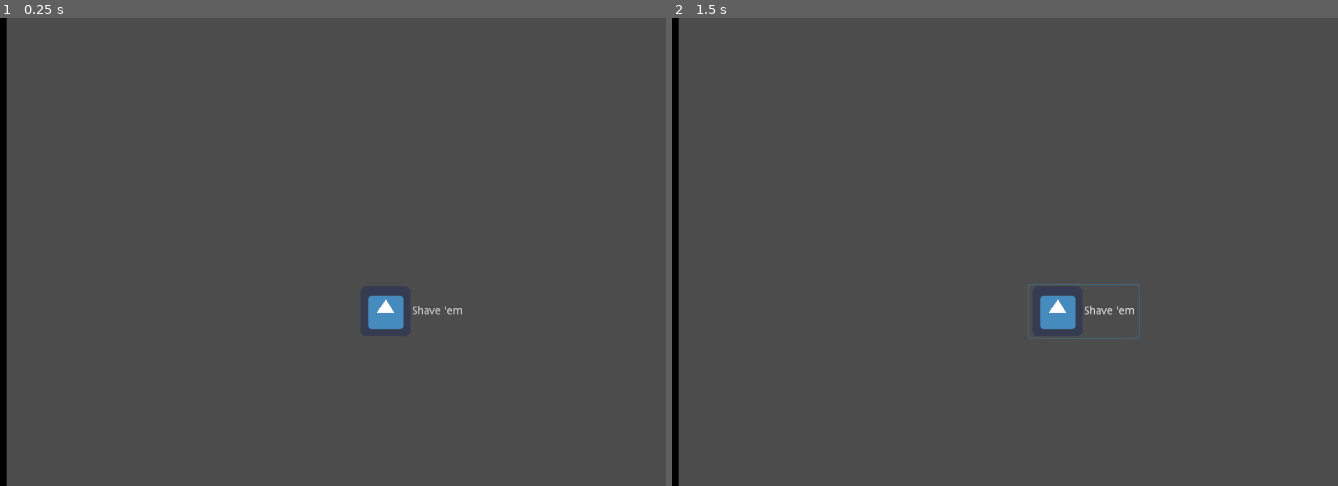
Above: before the commit, frames 1-2 (left to right).
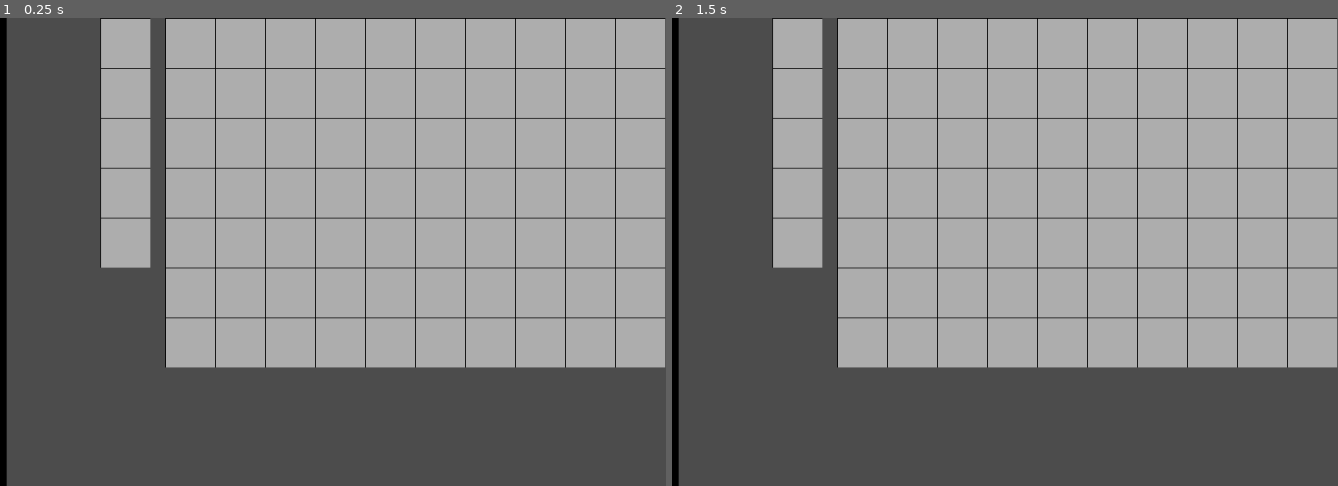
Above: after the commit, the same moments.

Repository: balconylabs/beardoff
Game: Godot game, scene res://Scenes/MainScene.tscn
Same seed, same stepped clock (60 frames per second), same inputs: the game is played once before the commit and once after it. The engine's default icon, where the game draws it, is replaced by a stand-in: a white triangle on a blue panel in a dark square.
Inputs:
- Up to frame 1 (0.25 s): no input
- Up to frame 2 (1.5 s): click "Shave 'em" at 0.5 s; click "Shave 'em" at 1.25 s

The runs differ from the first frame. In frame 1, 60% of the frame differs, in the area x 15-100%, y 0-75%; in frame 2, 60%.

Commit message:
got the tileboard setup and tile queue working, created some rough wire tiles

Diff:
--- a/godot_project/Scenes/BeardStatusScene.tscn
+++ b/godot_project/Scenes/BeardStatusScene.tscn
@@ -1,8 +1,10 @@
 [gd_scene load_steps=4 format=2]
 
-[ext_resource path="res://Scenes/BeardStatusScene.gd" type="Script" id=1]
+[ext_resource path="res://Scripts/BeardStatusScene.gd" type="Script" id=1]
 [ext_resource path="res://Sprites/HeroBeard_sprite.png" type="Texture" id=2]
 [ext_resource path="res://Sprites/beardMask.png" type="Texture" id=3]
+
+
 
 [node name="BeardStatus" type="Node2D"]
 
--- /dev/null
+++ b/godot_project/Scenes/BoardSpace.tscn
@@ -0,0 +1,32 @@
+[gd_scene load_steps=4 format=2]
+
+[ext_resource path="res://Scripts/BoardSpace.gd" type="Script" id=1]
+[ext_resource path="res://Sprites/empty_tile_64x64.png" type="Texture" id=2]
+
+[sub_resource type="RectangleShape2D" id=1]
+
+custom_solver_bias = 0.0
+extents = Vector2( 32, 32 )
+
+[node name="BoardSpace" type="Node2D"]
+
+script = ExtResource( 1 )
+
+[node name="Area2D" type="Area2D" parent="."]
+
+input_pickable = true
+gravity_vec = Vector2( 0, 1 )
+gravity = 98.0
+linear_damp = 0.1
+angular_damp = 1.0
+audio_bus_override = false
+audio_bus_name = "Master"
+
+[node name="empty_tile_64x64" type="Sprite" parent="Area2D"]
+
+texture = ExtResource( 2 )
+_sections_unfolded = [ "Transform" ]
+
+[node name="CollisionShape2D" type="CollisionShape2D" parent="Area2D"]
+
+shape = SubResource( 1 )
--- /dev/null
+++ b/godot_project/Scripts/BoardSpace.gd
@@ -0,0 +1,21 @@
+extends Node2D
+
+# class member variables go here, for example:
+# var a = 2
+# var b = "textvar"
+
+#neighbors
+var U = null
+var D = null
+var L = null
+var R = null
+
+func _ready():
+	# Called every time the node is added to the scene.
+	# Initialization here
+	pass
+
+#func _process(delta):
+#	# Called every frame. Delta is time since last frame.
+#	# Update game logic here.
+#	pass
--- a/godot_project/Scripts/GameControllerScript.gd
+++ b/godot_project/Scripts/GameControllerScript.gd
@@ -27,6 +27,39 @@
 
 var gameRunning = false
 
+#Game Board 2D Array
+var gameboard
+
+var boardSpaceScene
+
+const GB_ROWS = 7
+const GB_COLS = 10
+const GB_X_OFFSET = 383
+const GB_Y_OFFSET = 0
+const TILE_WIDTH = 64
+const TILE_HEIGHT = 64
+const TILE_X_OFFSET = 32
+const TILE_Y_OFFSET = 32
+
+var tileQueue
+const QUEUE_LENGTH = 5
+const QUEUE_X_OFFSET = 300
+const QUEUE_Y_OFFSET = 0
+
+#define the different ways tiles can connect
+enum ConnectionType {
+	LEFT_AND_RIGHT,
+	UP_AND_DOWN,
+	UP_AND_DOWN_AND_L_AND_R,
+	LEFT_AND_DOWN,
+	UP_AND_LEFT,
+	RIGHT_AND_UP,
+	DOWN_AND_RIGHT
+}
+
+
+
+
 
 
 
@@ -40,6 +73,53 @@
 	add_child(beardStatusNode)
 	beardScale = Vector2(beardDisplayPixelScale,beardDisplayPixelScale)
 	beardStatusNode.set_scale(beardScale)
+
+	#initialize game board
+
+	boardSpaceScene = preload("res://Scenes/BoardSpace.tscn")
+
+	gameboard = []
+
+	for i in range(GB_COLS):
+		if(OS.is_debug_build()): print("i=",i)
+		gameboard.append([])
+		for j in range(GB_ROWS):
+			gameboard[i].append(boardSpaceScene.instance())
+			#gameboard[i][j]=boardSpaceScene.instance()
+			if(OS.is_debug_build()): print(gameboard[i][j])
+
+			gameboard[i][j].set_position(Vector2(i * TILE_WIDTH + TILE_X_OFFSET + GB_X_OFFSET, j * TILE_HEIGHT + TILE_Y_OFFSET + GB_Y_OFFSET))
+			add_child(gameboard[i][j])
+
+	#set gameboard neighbors
+	for i in range(GB_COLS):
+		for j in range(GB_ROWS):
+				#set neighbors
+			if(i > 0):
+				gameboard[i][j].L = gameboard[i-1][j]
+			if(i < GB_COLS - 1):
+				gameboard[i][j].R = gameboard[i+1][j]
+			if(j > 0):
+				gameboard[i][j].U = gameboard[i][j-1]
+			if(j < GB_ROWS - 1):
+				gameboard[i][j].D = gameboard[i][j+1]
+
+			#print the neigbors
+			print("U ",gameboard[i][j].U)
+			print("D ",gameboard[i][j].D)
+			print("L ",gameboard[i][j].L)
+			print("R ",gameboard[i][j].R)
+
+
+
+	#init tile queue
+	tileQueue = []
+	for i in range(QUEUE_LENGTH):
+		tileQueue.push_back(boardSpaceScene.instance())
+		add_child(tileQueue[i])
+		tileQueue[i].set_position(Vector2(TILE_X_OFFSET + QUEUE_X_OFFSET, i * TILE_HEIGHT + TILE_Y_OFFSET + QUEUE_Y_OFFSET))
+
+		pass
 
 	gameRunning = true
 	set_process(true)
Renamed: godot_project/Scenes/BeardStatusScene.gd -> godot_project/Scripts/BeardStatusScene.gd
Binary file added: godot_project/Sprites/empty_tile_64x64.png
Not shown, added: godot_project/Sprites/empty_tile_64x64.png.import
Binary file added: godot_project/Sprites/wire_tiles_rough_64x64.png
Not shown, added: godot_project/Sprites/wire_tiles_rough_64x64.png.import
Not shown, added: godot_project/export_presets.cfg
Not shown, added: assets/graphics/piskel files/tile_background_64x64.piskel
Not shown, added: assets/graphics/piskel files/wire_tiles_rough_64x64.piskel
